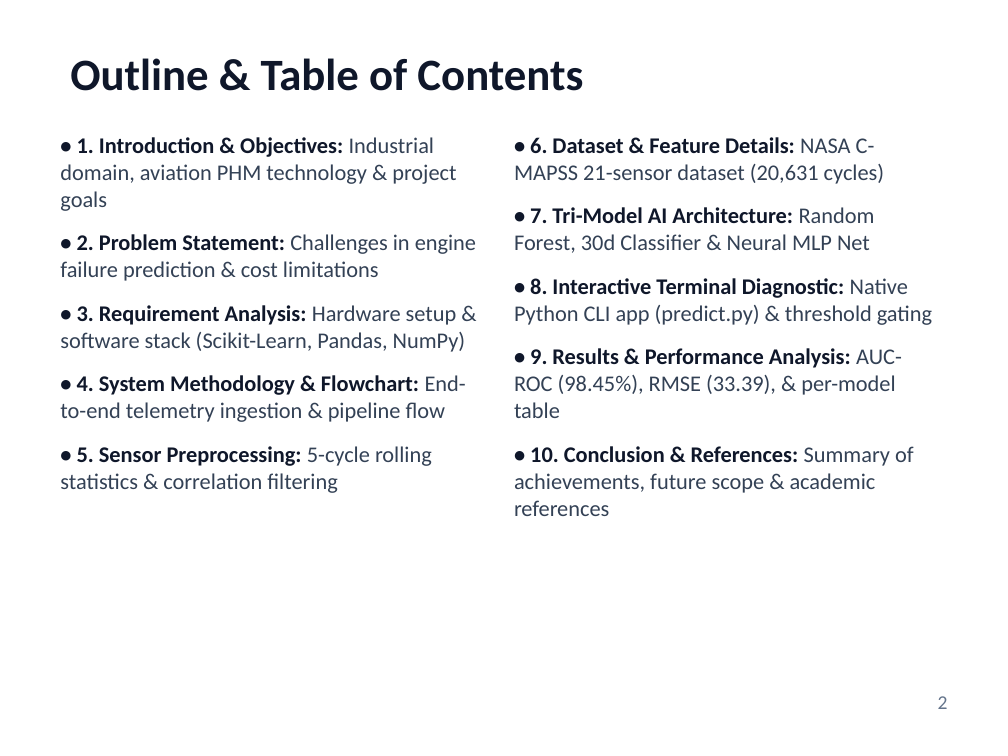
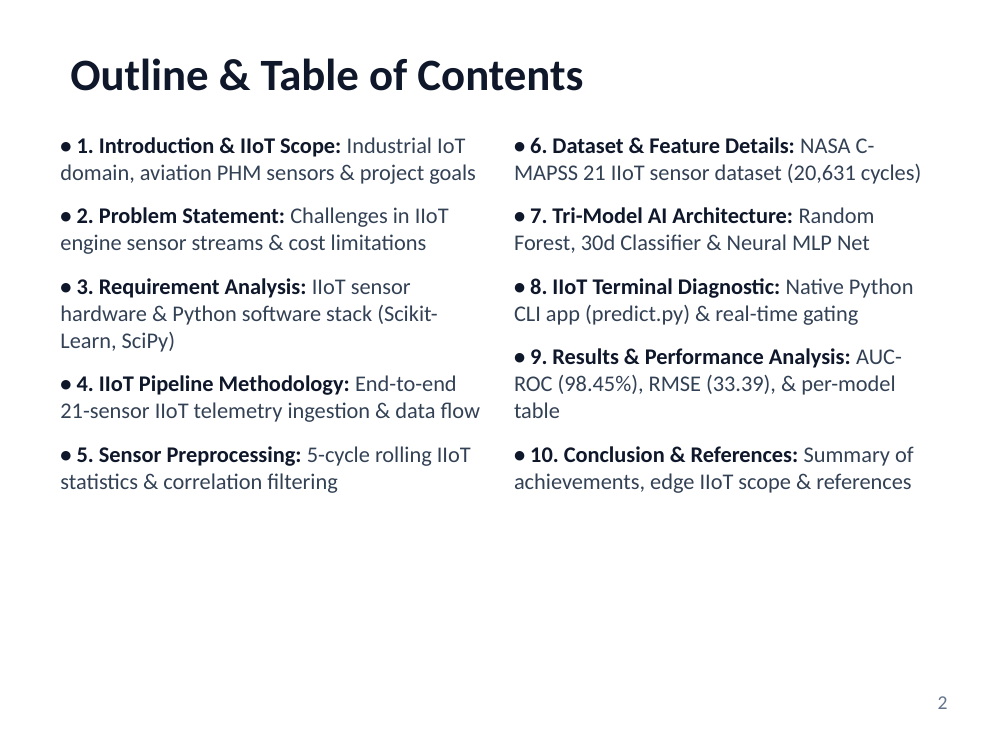
Before and after one commit to PiyushTiwari2051/Predictive-Master, a slide deck: slide 2 of Internship Presentation PPTs Template Final.pptx. Drawn at 1008x756 pixels with LibreOffice and Linux fonts; fonts in the diff are those of the drawing. Boxes give left, top, right and bottom in pixels: in the first picture for what was removed or moved away, otherwise in the second. Text is boxed around its words. In the diff, an @@ line names an element or a change of style, - is before the commit and + after.

Commit message:
Enrich presentation deck with Industrial IoT (IIoT) engineering focus

```diff
--- a/Internship Presentation PPTs Template Final.pptx
+++ b/Internship Presentation PPTs Template Final.pptx
@@ text at box(60, 137, 481, 493): text changed @@
-• 1. Introduction & Objectives: Industrial domain, aviation PHM technology & project goals
-• 2. Problem Statement: Challenges in engine failure prediction & cost limitations
-• 3. Requirement Analysis: Hardware setup & software stack (Scikit-Learn, Pandas, NumPy)
-• 4. System Methodology & Flowchart: End-to-end telemetry ingestion & pipeline flow
-• 5. Sensor Preprocessing: 5-cycle rolling statistics & correlation filtering
+• 1. Introduction & IIoT Scope: Industrial IoT domain, aviation PHM sensors & project goals
+• 2. Problem Statement: Challenges in IIoT engine sensor streams & cost limitations
+• 3. Requirement Analysis: IIoT sensor hardware & Python software stack (Scikit-Learn, SciPy)
+• 4. IIoT Pipeline Methodology: End-to-end 21-sensor IIoT telemetry ingestion & data flow
+• 5. Sensor Preprocessing: 5-cycle rolling IIoT statistics & correlation filtering
@@ text at box(514, 137, 921, 184): text changed @@
-• 6. Dataset & Feature Details: NASA C-MAPSS 21-sensor dataset (20,631 cycles)
+• 6. Dataset & Feature Details: NASA C-MAPSS 21 IIoT sensor dataset (20,631 cycles)
@@ text at box(514, 278, 914, 325): text changed @@
-• 8. Interactive Terminal Diagnostic: Native Python CLI app (predict.py) & threshold gating
+• 8. IIoT Terminal Diagnostic: Native Python CLI app (predict.py) & real-time gating
@@ text at box(514, 446, 914, 493): text changed @@
-• 10. Conclusion & References: Summary of achievements, future scope & academic references
+• 10. Conclusion & References: Summary of achievements, edge IIoT scope & references
```
Also in this commit, not shown: 10 other slides changed, 1 other file.
